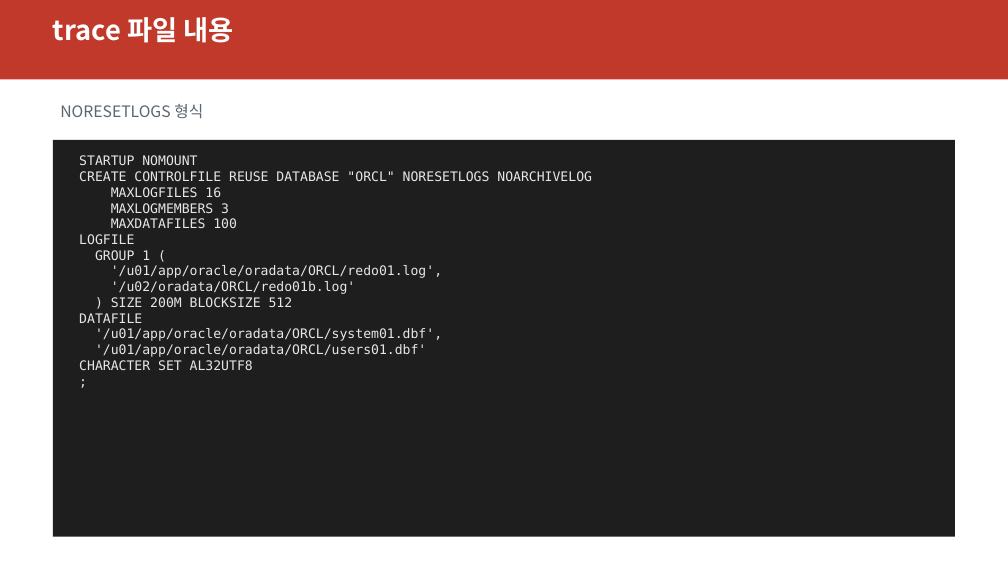
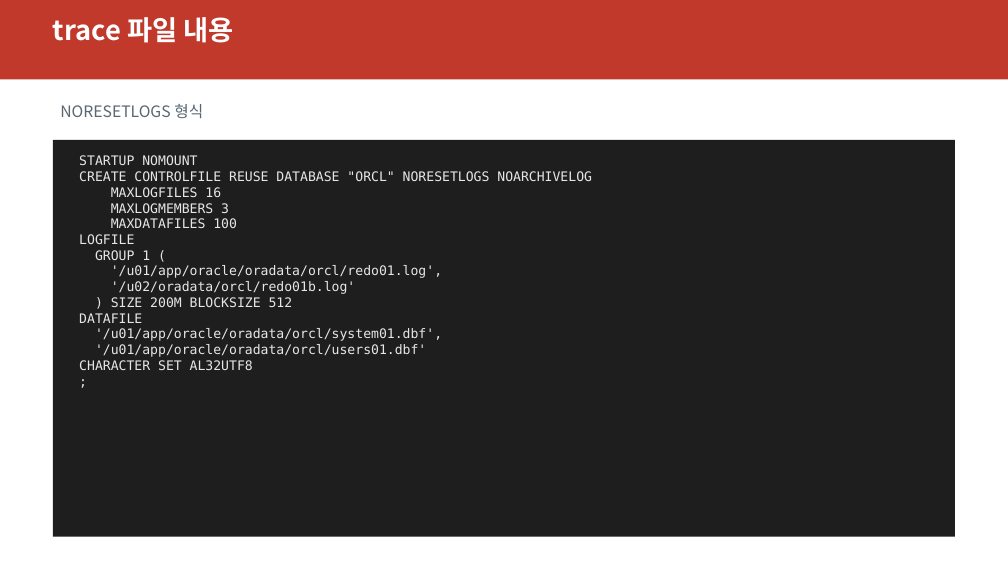
Before and after one commit to elpisk/OracleManual, a slide deck: slide 24 of BACKUP&RECOVERY/06장/06장_NOARCHIVELOG_복구_컨트롤파일_장애.pptx. Drawn at 1008x567 pixels with LibreOffice and Linux fonts; fonts in the diff are those of the drawing. Boxes give left, top, right and bottom in pixels: in the first picture for what was removed or moved away, otherwise in the second. Text is boxed around its words. In the diff, an @@ line names an element or a change of style, - is before the commit and + after.

```diff
--- a/BACKUP&RECOVERY/06장/06장_NOARCHIVELOG_복구_컨트롤파일_장애.pptx
+++ b/BACKUP&RECOVERY/06장/06장_NOARCHIVELOG_복구_컨트롤파일_장애.pptx
@@ text at (x1=111, y1=265, x2=442, y2=294): text changed @@
-'/u01/app/oracle/oradata/ORCL/redo01.log',
-'/u02/oradata/ORCL/redo01b.log'
+'/u01/app/oracle/oradata/orcl/redo01.log',
+'/u02/oradata/orcl/redo01b.log'
@@ text at (x1=95, y1=328, x2=442, y2=357): text changed @@
-'/u01/app/oracle/oradata/ORCL/system01.dbf',
-'/u01/app/oracle/oradata/ORCL/users01.dbf'
+'/u01/app/oracle/oradata/orcl/system01.dbf',
+'/u01/app/oracle/oradata/orcl/users01.dbf'
```
Also in this commit, not shown: 6 other slides changed, 55 other files.
